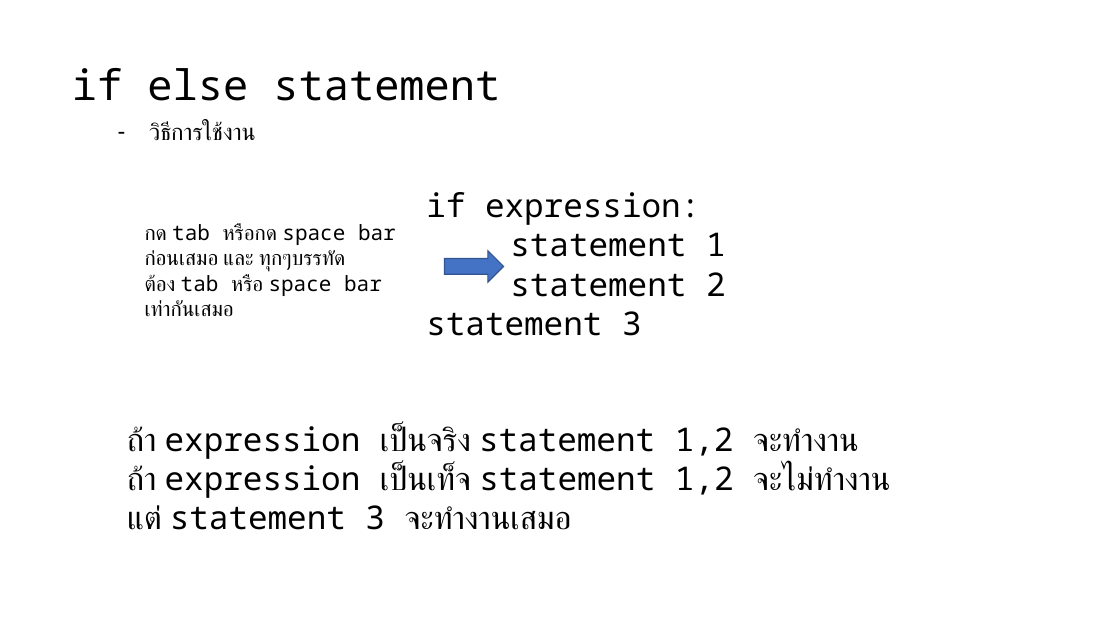
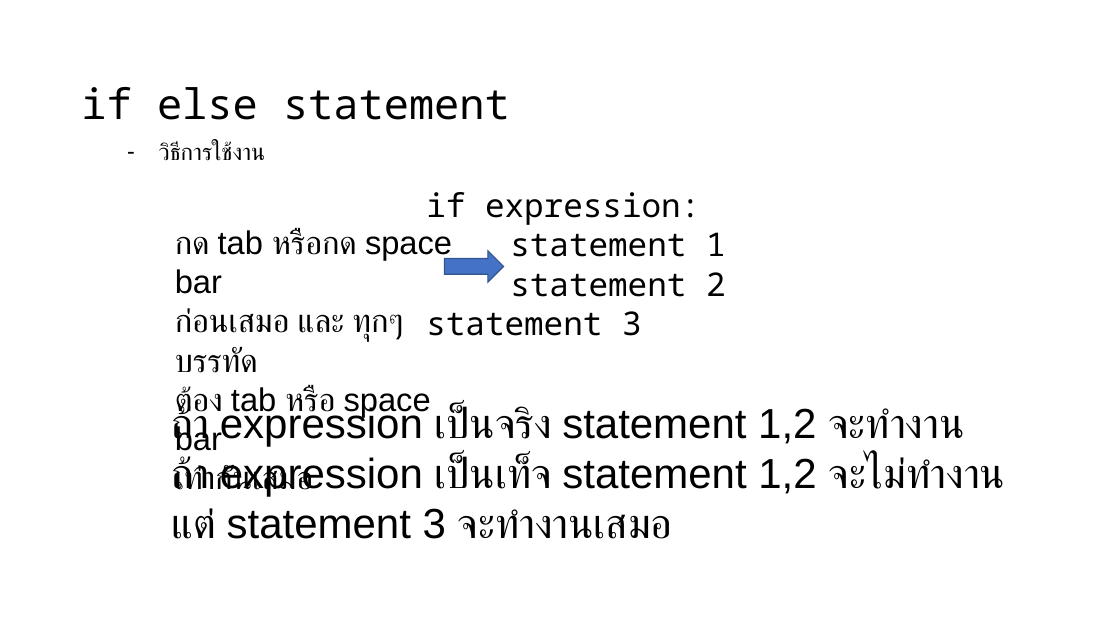
Before and after one commit to Vjumpkung/LetMeTiredPython, a slide deck: slide 5 of slide.pptx (slide 4 before the commit). Drawn at 1120x630 pixels with LibreOffice and Linux fonts; fonts in the diff are those of the drawing; background and template pictures are left out. Boxes give left, top, right and bottom in pixels: in the first picture for what was removed or moved away, otherwise in the second. Text is boxed around its words. In the diff, an @@ line names an element or a change of style, - is before the commit and + after.

```diff
--- a/slide.pptx
+++ b/slide.pptx
@@ text "if else statement": place and size @@
-text "if else statement" at box(72, 68, 500, 101)
+text "if else statement" at box(81, 87, 510, 120)
@@ text "วิธีการใช้งาน": place and size @@
-text "วิธีการใช้งาน" at box(149, 122, 256, 141)
+text "วิธีการใช้งาน" at box(159, 141, 266, 161)
@@ text "กด tab หรือกด space bar": place and size @@
-text "กด tab หรือกด space bar" at box(145, 224, 396, 316)
+text "กด tab หรือกด space bar" at box(175, 228, 452, 497)
@@ text "กด tab หรือกด space bar" at box(175, 228, 452, 497): size 18 to 28 pt, font Noto Sans Mono to Arial @@
@@ text "ถ้า expression เป็นจริง statement 1,2 ...": place and size @@
-text "ถ้า expression เป็นจริง statement 1,2 ..." at box(127, 425, 890, 530)
+text "ถ้า expression เป็นจริง statement 1,2 ..." at box(172, 404, 1006, 539)
@@ text "ถ้า expression เป็นจริง statement 1,2 ..." at box(172, 404, 1006, 539): size 28 to 36 pt, font Noto Sans Mono to Arial @@
```
Also in this commit, not shown: 16 other slides changed, 5 slides added.
